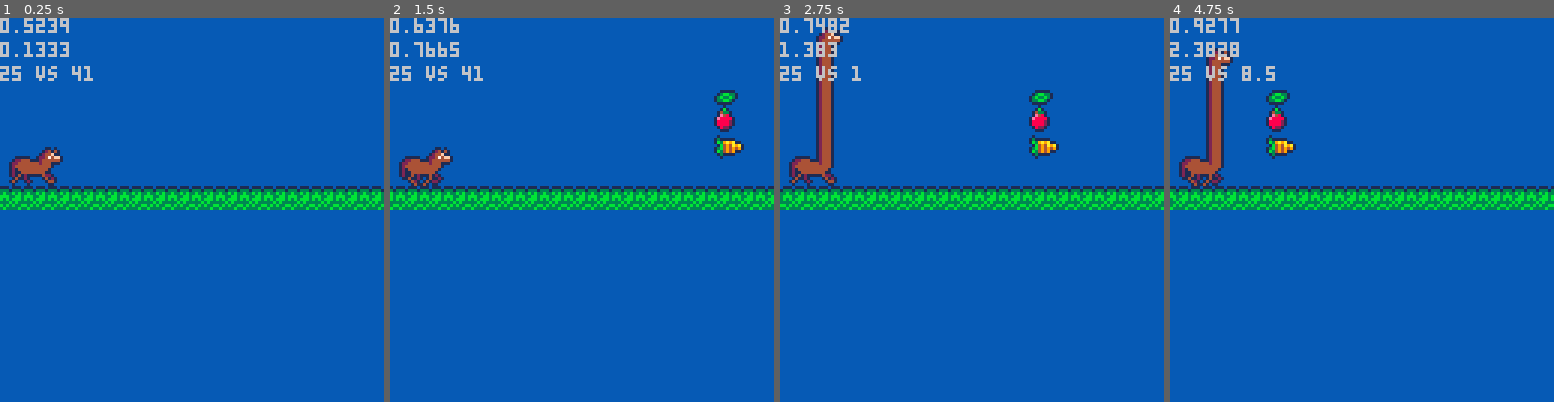
Above: before the commit, frames 1-4 (left to right).
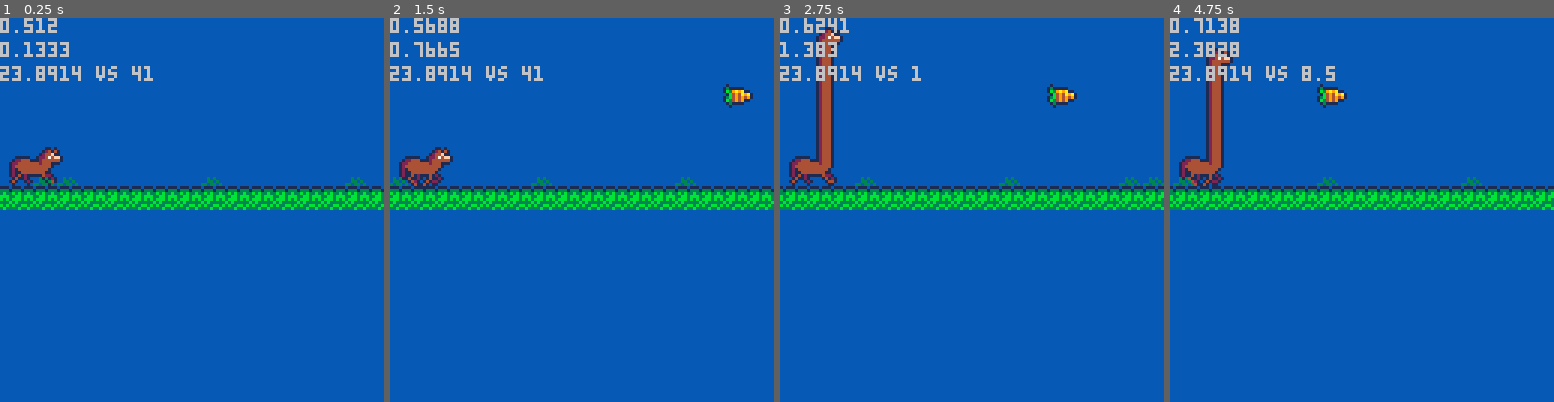
Above: after the commit, the same moments.

Repository: HarryCroke/Horse-Jam-Game
Game: PICO-8 cartridge hoorse.p8
Same seed, same stepped clock (60 frames per second), same inputs: the game is played once before the commit and once after it.
Inputs:
- Up to frame 1 (0.25 s): no input
- Up to frame 2 (1.5 s): no input
- Up to frame 3 (2.75 s): hold Right 1.6-2.1 s; hold Up 2.15-2.42 s; hold Right from 2.47 s (still down)
- Up to frame 4 (4.75 s): release Right at 3.03 s; hold Left 3.08-3.58 s; hold Down 3.63-3.97 s; hold Right 4.02-4.68 s; hold Up from 4.73 s (still down)

The runs differ from the first frame. In frame 1, 0.8% of the frame differs, in the area x 3-96%, y 0-44%; in frame 2, 4.6%; in frame 3, 4.7%; in frame 4, 5.5%, in the area x 0-100%, y 0-50%.

Commit message:
Random spawning items

Diff:
--- a/hoorse.p8
+++ b/hoorse.p8
@@ -20,8 +20,8 @@
     x_position = 0
     x_velocity = 0.5
     over_velocity = 0
-    x_acceleration = 0.003
-    max_x_velocity = 6
+    x_acceleration = 0.0015
+    max_x_velocity = 5
 
     run_button = 4
 
@@ -43,13 +43,16 @@
 
     horse = {x = 4, y = 40, w = 16, h = 16}
 
-    carrot = {spr = 12, effect = "perm", value = 0.5, w = 4, h = 6}
-    apple = {spr = 13, effect = "temp", value = 2.5, w = 4, h = 8}
+    carrot = {spr = 12, effect = "perm", value = 0.3, w = 4, h = 6}
+    apple = {spr = 13, effect = "temp", value = 1.5, w = 4, h = 8}
     cash = {spr = 14, effect = "points", value = 0.5, w = 4, h = 4}
 
-    create_item(carrot, 40)
-    create_item(apple, 30)
-    create_item(cash, 25)
+    random_items = {carrot, apple}
+    distance_till_item = 1
+
+    -- create_item(carrot, 40)
+    -- create_item(apple, 30)
+    -- create_item(cash, 25)
 end
 
 function stretch_input()
@@ -72,7 +75,7 @@
 function accelerate()
     x_velocity += x_acceleration
     x_velocity = mid(0, x_velocity, max_x_velocity)
-    over_velocity = mid(0, over_velocity - 0.024, 100)
+    over_velocity = mid(0, over_velocity - 0.048, 100)
 end
 
 -- function create_item(nx, ny, nspr, ntype, neffect)
@@ -83,6 +86,14 @@
     nitem.y = ny
     nitem.x = 136
     add(items, nitem)
+end
+
+function spawn_random_item()
+    distance_till_item -= x_velocity + over_velocity
+    if distance_till_item <= 0 then
+        distance_till_item = 150
+        create_item(rnd(random_items), rnd(20) + 20)
+    end
 end
 
 function update_item()
@@ -103,13 +114,7 @@
 function collide_object(i)
     debug = i.y .. " vs " .. horse.y
     if flr(i.x) > horse.x + horse.w or flr(i.x+i.w) < horse.x + horse.w/2 then return false end
-
-    --if i.x > horse.x + horse.w or i.x+i.w < horse.x + horse.w/2 then return false end
-    --if i.y < horse.y or i.y + i.h > horse.y + horse.h then return false end
     if i.y < horse.y or i.y + i.h > height + 8 then return false end
-
-
-
     return true
 end
 
@@ -117,6 +122,7 @@
     accelerate()
     stretch_input()
     update_item()
+    spawn_random_item()
     height = mid(min_height, height + y_velocity, max_height)
     if(height != max_height) then
         y_velocity += gravity
@@ -223,14 +229,14 @@
 
 
 __gfx__
-0000000000000000000000000244400001110111000000000000000000000000000000000000000000000000000000003000000000b0000003bb330000000000
-000000000000000000000000000000001333133300000000000000000000000000000000000000000000000000000000b39a9a00043300003b33b30000000000
-007007000000000000000000000000003b3b33b3000000000000000000000000000000000000000000000000000000000b494a9a0e48000033bb300000000000
-0007700000000000000000000000000033bb3bbb000000000000000000000000000000000000000000000000000000003b494949e88880000000000000000000
-000770000000000000000000000000003bbb3b3b00000000000000000000000000000000000000000000000000000000b3494900888820000000000000000000
-00700700000000000000000000000000b3b333330000000000000000000000000000000000000000000000000000000003000000888820000000000000000000
-000000000000000000000000000000003b33bb3b0000000000000000000000000000000000000000000000000000000000000000082200000000000000000000
-00000000022444000000000000000000333b33b30000000000000000000000000000000000000000000000000000000000000000000000000000000000000000
+0000000000000000000000000244400001110111000000006666666600000000000000000000000000000000000000003000000000b0000003bb330000000000
+000000000000000000000000000000001333133300000000666666660000000000000000000000000000000000000000b39a9a00043300003b33b30000000000
+007007000000000000000000000000003b3b33b3000000006666666600000000000000000000000000000000000000000b494a9a0e48000033bb300000000000
+0007700000000000000000000000000033bb3bbb000000006666666600000000000000000000000000000000000000003b494949e88880000000000000000000
+000770000000000000000000000000003bbb3b3b00000000666666660000000000000000000000000000000000000000b3494900888820000000000000000000
+00700700000000000000000000000000b3b333330030300066666666000000000000000000000000000000000000000003000000888820000000000000000000
+000000000000000000000000000000003b33bb3b0033030066666666000000000000000000000000000000000000000000000000082200000000000000000000
+00000000022444000000000000000000333b33b33303303066666666000000000000000000000000000000000000000000000000000000000000000000000000
 00000000224444444444400000000000000000000000000000000000000000000000000000000000000000000000000000000000000000000000000000000000
 00000000244444444444400000000000000000000000000000000000000000000000000000000000000000000000000000000000000000000000000000000000
 00000000204444444444000000000000000000000000000000000000000000000000000000000000000000000000000000000000000000000000000000000000
@@ -262,5 +268,5 @@
 0000000000000000000000000000000000000000000000000000000000000000000000000000000000000000000000000000000000000000000000000000000000000000000000000000000000000000000000000000000000000000000000000000000000000000000000000000000000000000000000000000000000000000
 0000000000000000000000000000000000000000000000000000000000000000000000000000000000000000000000000000000000000000000000000000000000000000000000000000000000000000000000000000000000000000000000000000000000000000000000000000000000000000000000000000000000000000
 0000000000000000000000000000000000000000000000000000000000000000000000000000000000000000000000000000000000000000000000000000000000000000000000000000000000000000000000000000000000000000000000000000000000000000000000000000000000000000000000000000000000000000
-0000000000000000000000000000000000000000000000000000000000000000000000000000000000000000000000000000000000000000000000000000000000000000000000000000000000000000000000000000000000000000000000000000000000000000000000000000000000000000000000000000000000000000
-0404040404040404040404040404040404040404040404040404040404040404000000000000000000000000000000000000000000000000000000000000000000000000000000000000000000000000000000000000000000000000000000000000000000000000000000000000000000000000000000000000000000000000
+0000050500000000000500000000000500000000050505050000000500000500000000000505050505050000000505000000000000000000000000000000000000000000000000000000000000000000000000000000000000000000000000000000000000000000000000000000000000000000000000000000000000000000
+0404040404040404040404040404040404040404040404040404040404040404040404040404040404040404040404040000000000000000000000000000000000000000000000000000000000000000000000000000000000000000000000000000000000000000000000000000000000000000000000000000000000000000
